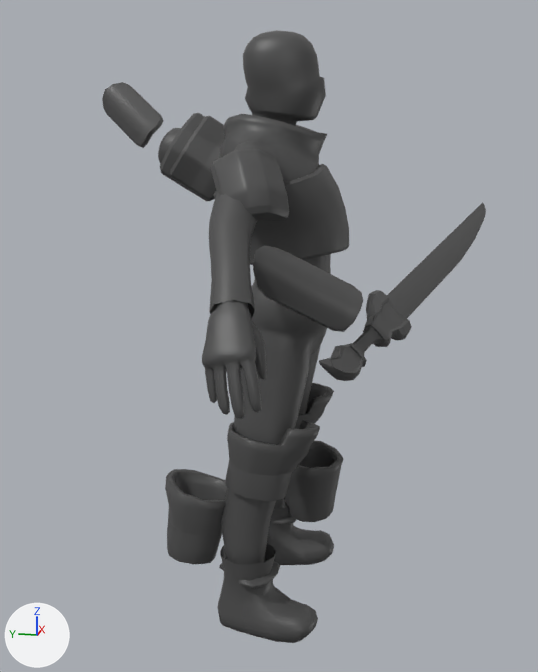
What one commit did to the FBX model Assets/Animations/Character/Grapple Poses/ANIM_Character_GrapplePose_BackUp.fbx.
One viewpoint serves both versions: a 50 mm camera at (-2.311, -0.445, 1.487) aimed at (0.054, 0.028, 0.896). The lights are fixed; the arrows at lower left show +X, +Y and +Z. Where no turn or scale is listed for an object, it has been applied to the vertices.

The first picture shows 'Bicep_Strap', 'Chest_Armour', 'Left_Shoulder_Pad_Lower', 'Left_Shoulder_Pad_Upper', 'Leg_Guards_KneePad', 'Right_Shoulder_Pad', 'character_mesh', 'pCube1', 'pCube3', 'polySurface3', 'polySurface4', 'polySurface5', 'polySurface6'.
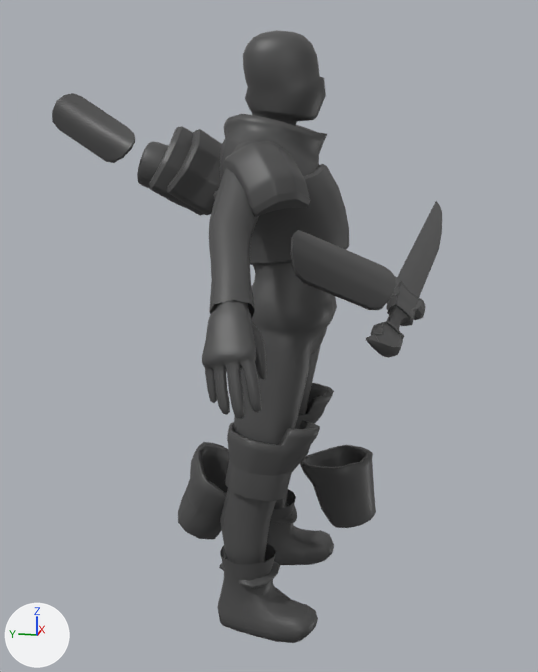
ob_sword is not drawn itself; it is the parent of ob_pcube3, ob_pcube1.

What the commit changed:
Object 'polySurface4' (ob_polysurface4) moves from (-18.33, -0.709, 3.679) to (-17.47, 0.224, 5.388).
Object 'polySurface4' (ob_polysurface4) turns from (-32, 59, 9.2) to (-43, 72, -4.8) degrees about x, y and z.
Object 'polySurface3' (ob_polysurface3) moves from (-5.309, 8.701, -10.95) to (-9.128, 7.695, -11.97).
Object 'polySurface3' (ob_polysurface3) turns from (39, 48, 117) to (67, 34, 136) degrees about x, y and z.
Object 'Right_Shoulder_Pad' (ob_right_shoulder_pad) moves from (-5.469, 27.31, -0.338) to (-5.207, 27.72, 0.522).
Object 'Right_Shoulder_Pad' (ob_right_shoulder_pad) turns from (0.4, 25, 13) to (-2.9, 38, 6.8) degrees about x, y and z.
Object 'Bicep_Strap' (ob_bicep_strap) moves from (4.191, 29.43, -7.249) to (2.11, 28.5, -8.25).
Object 'Bicep_Strap' (ob_bicep_strap) turns from (64, 9.7, 154) to (76, -13, 153) degrees about x, y and z.
Object 'Left_Shoulder_Pad_Upper' (ob_left_shoulder_pad_upper) moves from (1.651, 29.05, -4.59) to (0.952, 28.2, -4.753).
Object 'Left_Shoulder_Pad_Upper' (ob_left_shoulder_pad_upper) turns from (42, 49, 119) to (69, 34, 137) degrees about x, y and z.
Object 'polySurface5' (ob_polysurface5) moves from (3.585, -0.00964, 2.938) to (2.4, 0.386, 5.623).
Object 'polySurface5' (ob_polysurface5) turns from (1.3, -5.9, 0.7) to (-13, -2, -5.1) degrees about x, y and z.
Object 'polySurface6' (ob_polysurface6) moves from (-2.929, -0.0832, -3.455) to (-1.357, 0.915, -2.749).
Object 'polySurface6' (ob_polysurface6) turns from (7.7, -16, -3.9) to (27, -21, 2.4) degrees about x, y and z.
Object 'Left_Shoulder_Pad_Lower' (ob_left_shoulder_pad_lower) moves from (2.437, 29.15, -5.256) to (1.378, 28.28, -5.692).
Object 'Left_Shoulder_Pad_Lower' (ob_left_shoulder_pad_lower) turns from (42, 49, 119) to (69, 34, 137) degrees about x, y and z.
Object 'Sword' (ob_sword) moves from (-31.33, 97.54, 30.58) to (-25.54, 102.6, 38.62).
Object 'Sword' (ob_sword) turns from (27, 39, -56) to (10, 40, -71) degrees about x, y and z.

What differs and where, as boxes [x1, y1, x2, y2] in the pictures (538 x 672 px):
'polySurface4', moved, turned
    before: [253, 245, 363, 332]
    after: [290, 230, 396, 310]
'polySurface5', moved, turned
    before: [284, 440, 344, 522]
    after: [300, 445, 376, 528]
'polySurface6', moved, turned
    before: [165, 469, 228, 564]
    after: [178, 442, 229, 539]
'polySurface3', moved, turned
    before: [102, 82, 163, 148]
    after: [52, 93, 135, 163]
'Right_Shoulder_Pad', moved, turned
    before: [211, 149, 289, 221]
    after: [223, 141, 310, 217]
'pCube3', moved, turned
    before: [387, 202, 486, 318]
    after: [397, 201, 442, 297]
'pCube1', moved, turned
    before: [319, 290, 412, 381]
    after: [366, 276, 426, 358]
'Left_Shoulder_Pad_Upper', moved, turned
    before: [170, 116, 225, 201]
    after: [167, 129, 222, 215]
'Left_Shoulder_Pad_Lower', moved, turned
    before: [160, 113, 207, 201]
    after: [149, 126, 204, 216]
'Bicep_Strap', moved, turned
    before: [158, 128, 181, 164]
    after: [137, 142, 168, 189]
